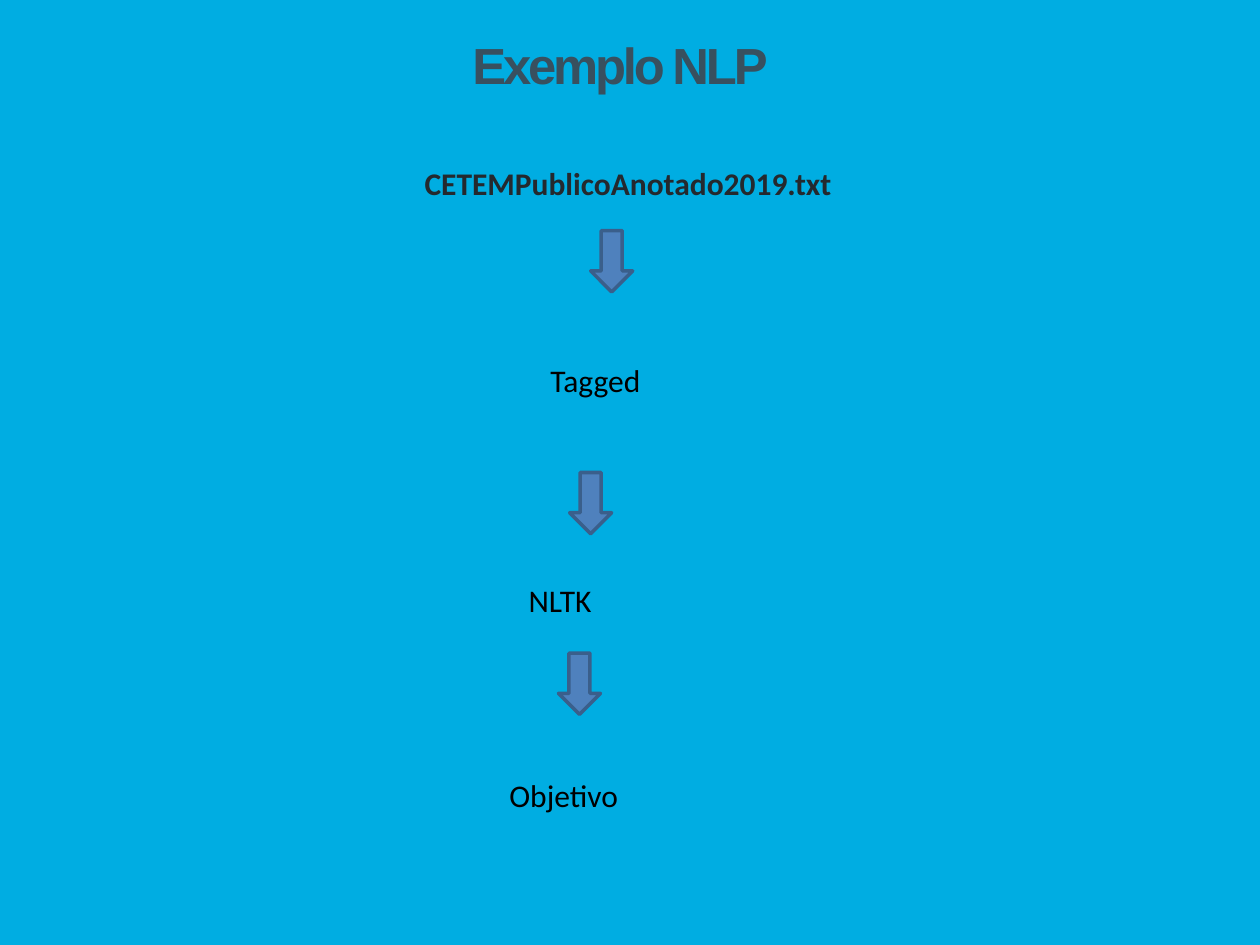
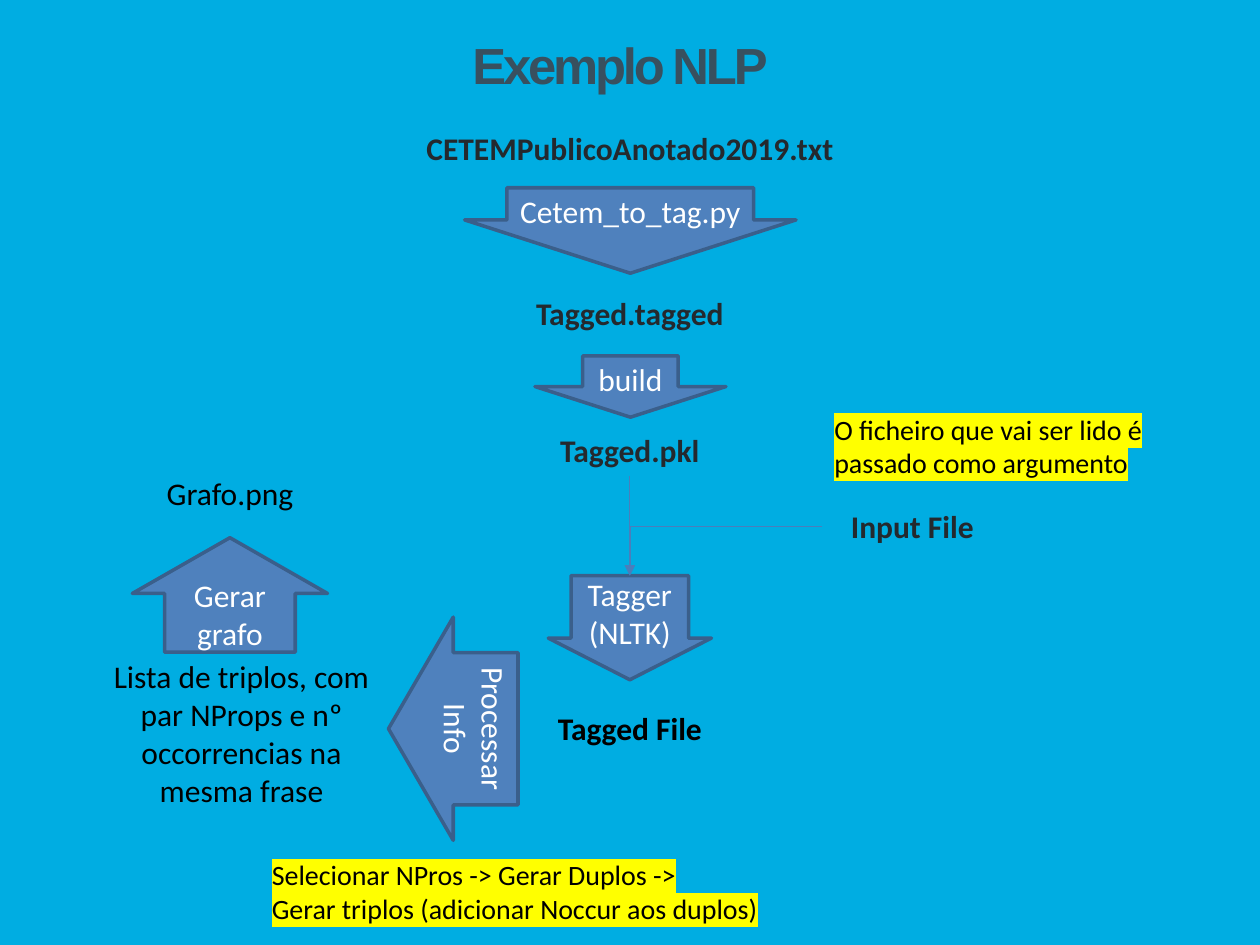
Before and after one commit to Tibblue/PLC, a slide deck: slide 12 of SPLN/tp2/apresSPLN.pptx. Drawn at 1260x945 pixels with LibreOffice and Linux fonts; fonts in the diff are those of the drawing. Boxes give left, top, right and bottom in pixels: in the first picture for what was removed or moved away, otherwise in the second. Text is boxed around its words. In the diff, an @@ line names an element or a change of style, - is before the commit and + after.

Commit message:
[SPLN] ppt stuff

```diff
--- a/SPLN/tp2/apresSPLN.pptx
+++ b/SPLN/tp2/apresSPLN.pptx
@@ text "CETEMPublicoAnotado2019.txt": place and size @@
-text "CETEMPublicoAnotado2019.txt" at (425, 173, 832, 195)
+text "CETEMPublicoAnotado2019.txt" at (426, 138, 833, 160)
@@ text "CETEMPublicoAnotado2019.txt" at (426, 138, 833, 160): alignment left to centre @@
@@ down arrow "Cetem_to_tag.py": place and size @@
-down arrow "Cetem_to_tag.py" at (591, 231, 633, 292)
+down arrow "Cetem_to_tag.py" at (465, 188, 796, 273)
@@ down arrow "Cetem_to_tag.py" at (465, 188, 796, 273): proportions changed @@
@@ text in down arrow at (520, 202, 740, 229): text added @@
+Cetem_to_tag.py
@@ text at (536, 303, 723, 331): text changed; text colour #000000 to #24292E; bold on @@
-Tagged
+Tagged.tagged
@@ down arrow added at (536, 355, 727, 417), fill #4F81BD, outline #3A5F8C 2 pt, 18 pt, text #FFFFFF @@
+build
@@ text added at (560, 440, 699, 468), 18 pt, text #24292E, bold @@
+Tagged.pkl
@@ text added at (834, 420, 1142, 478), 16 pt, text #000000 @@
+O ficheiro que vai ser lido é passado como argumento
@@ down arrow removed at (570, 472, 611, 534) @@
@@ elbow arrow added from (630, 476) to (630, 576), #4B7EBC 0.75 pt @@
@@ text added at (167, 483, 293, 511), 18 pt, text #000000 @@
+Grafo.png
@@ up arrow added at (132, 538, 328, 653), fill #4F81BD, outline #3A5F8C 2 pt, 18 pt, text #FFFFFF @@
+Gerar grafo
@@ elbow arrow added from (822, 527) to (630, 576), #4B7EBC 0.75 pt @@
@@ text added at (851, 516, 974, 543), 18 pt, text #24292E, bold @@
+Input File
@@ text removed at (529, 591, 592, 612) @@
-NLTK
@@ down arrow added at (548, 576, 712, 680), fill #4F81BD, outline #3A5F8C 2 pt, 18 pt, text #FFFFFF @@
+Tagger
+(NLTK)
@@ down arrow added at (388, 617, 518, 840), fill #4F81BD, outline #3A5F8C 2 pt, 18 pt, text #FFFFFF @@
+Processar Info
@@ down arrow removed at (558, 653, 600, 714) @@
@@ text added at (114, 666, 369, 803), 18 pt, text #000000 @@
+Lista de triplos, com par NProps e nº occorrencias na mesma frase
@@ text added at (558, 718, 702, 746), 18 pt, text #000000, bold @@
+Tagged File
@@ text removed at (509, 785, 617, 813) @@
-Objetivo
@@ text added at (272, 865, 757, 924), 16 pt, text #000000 @@
+Selecionar NPros -> Gerar Duplos ->
+Gerar triplos (adicionar Noccur aos duplos)
```
